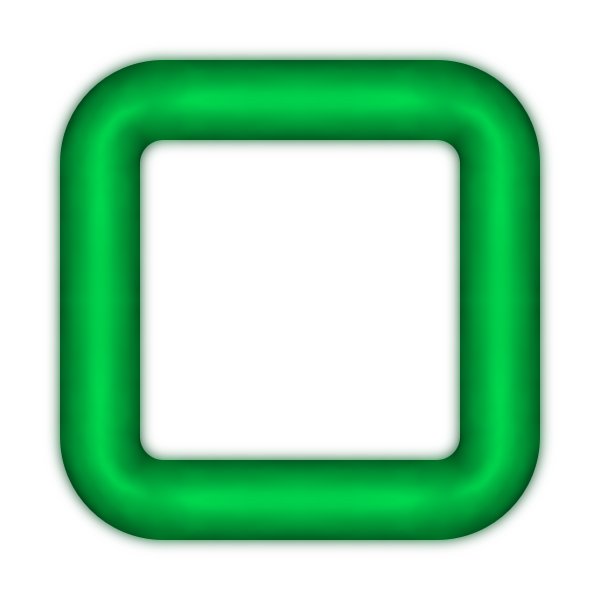
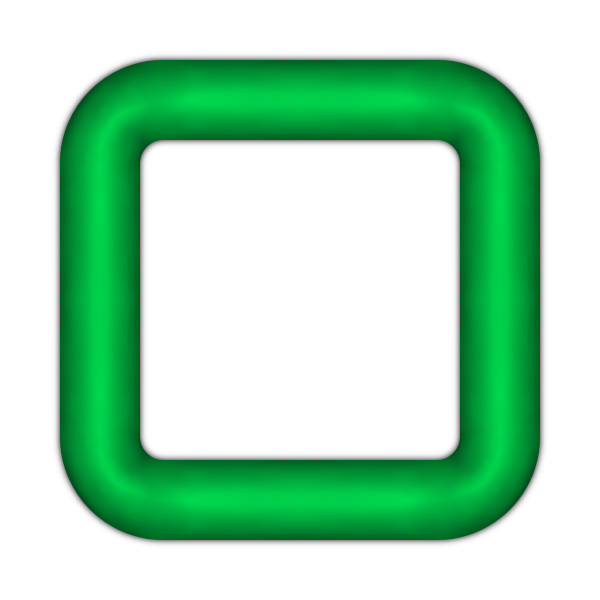
Revision of a layered w=600, h=600 image; what changed, layer by layer:
painted on "pipes" over bbox(45, 45, 555, 555)
painted on "mask" over bbox(46, 45, 555, 555)
hid "shadow", moved it out of group "Pipes", painted on it over bbox(46, 45, 555, 555)
added layer "Copy of shadow" above "Backgound" over bbox(45, 45, 555, 555)
